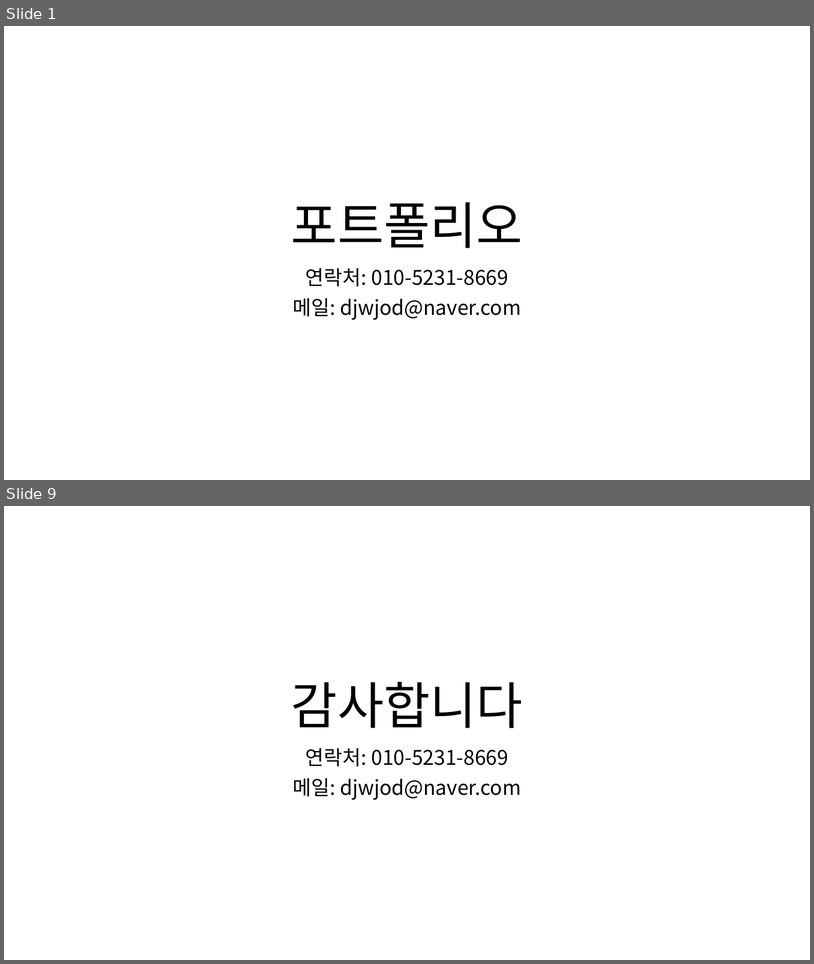
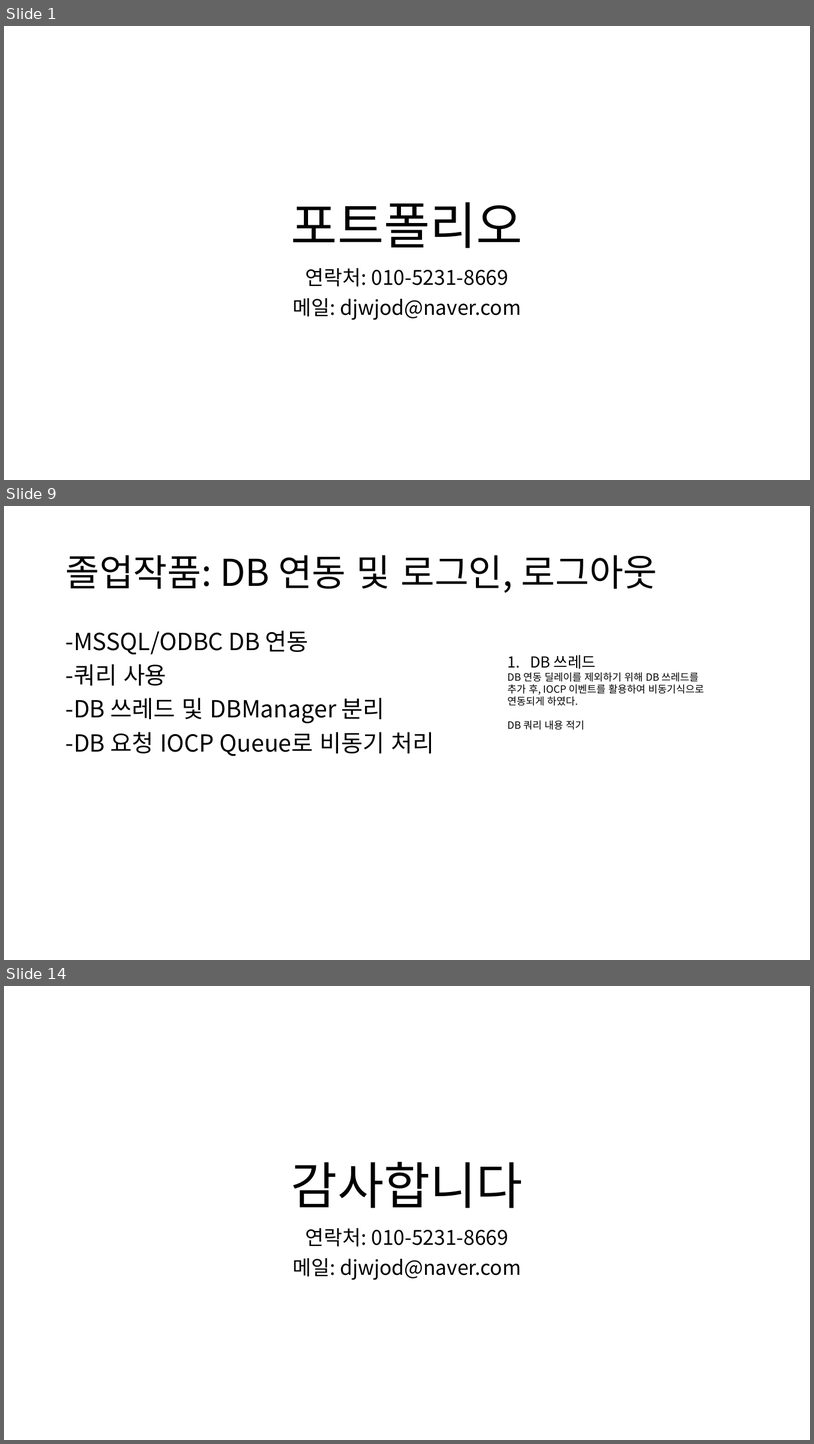
Before and after one commit to kimi5231/B1A2_project, a slide deck: 포트폴리오/임수영/포트폴리오.pptx. Shown one above the other, each under a label of ours: slides 1 and 9 before the commit, slides 1, 9 and 14 after it; the slides between them are not shown. The pictures are 814x964 and 814x1444 pixels, drawn with LibreOffice and Linux fonts; fonts in the diff are those of the drawing. Boxes give left, top, right and bottom in pixels: in the first picture for what was removed or moved away, otherwise in the second. Text is boxed around its words. In the diff, an @@ line names an element or a change of style, - is before the commit and + after.

```diff
--- a/포트폴리오/임수영/포트폴리오.pptx
+++ b/포트폴리오/임수영/포트폴리오.pptx
@@ slide 9 added at bbox=[4, 506, 810, 960], background #FFFFFF @@
@@ title added at bbox=[65, 555, 658, 593], 44 pt, text #000000 @@
+졸업작품: DB 연동 및 로그인, 로그아웃
@@ text added at bbox=[65, 630, 434, 756], 28 pt, text #000000 @@
+-MSSQL/ODBC DB 연동
+-쿼리 사용
+-DB 쓰레드 및 DBManager 분리
+-DB 요청 IOCP Queue로 비동기 처리
@@ text added at bbox=[507, 655, 704, 730], 12 pt, text #000000 @@
+1. DB 쓰레드
+DB 연동 딜레이를 제외하기 위해 DB 쓰레드를 추가 후, IOCP 이벤트를 활용하여 비동기식으로 연동되게 하였다.
+DB 쿼리 내용 적기
@@ what was slide 9 is now slide 14 @@
```
Also in this commit, not shown: 7 slides changed, 4 other slides added.
